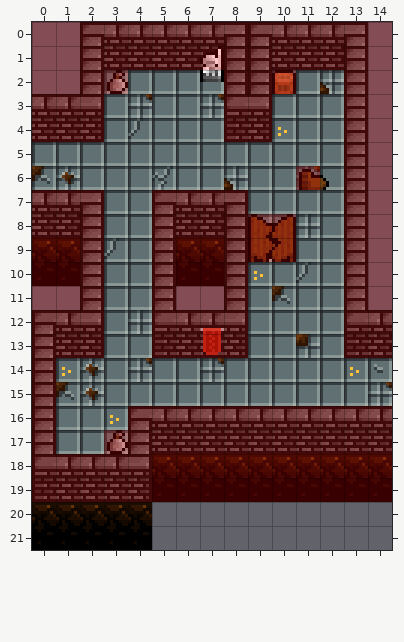
Tiled map, stored at game/maps/dungeon/left-right-1.tmx. The picture above was drawn from the file before the commit.
Cells are 8x8 px. Shown: x 0..14, y 0..21.
Now the later version:
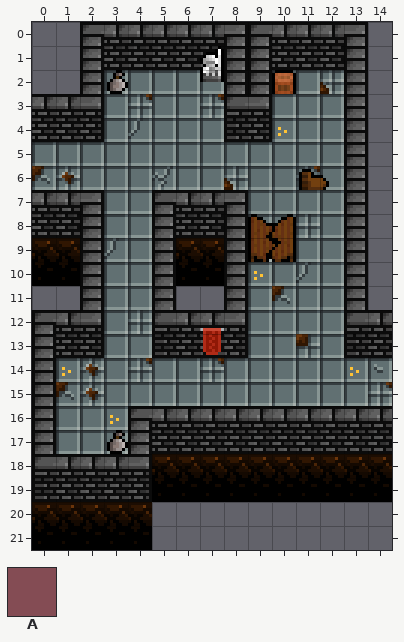
Key: from "Walls": A 17.
_ is an empty cell.
See-through tiles are keyed as they look on the map.
What changed:
Layer "nav" (now hidden):
y 0..1: x 0..14 AAAAAAAAAAAAAAA -> _______________
y 2: x 0..3 AAAA -> ____; x 8..10 AAA -> ___; x 13..14 AA -> __
y 3..4: x 0..2 AAA -> ___; x 8..9 AA -> __; x 13..14 AA -> __
y 5: x 13..14 AA -> __
y 6: x 11 A -> _; x 13..14 AA -> __
y 7: x 0..2 AAA -> ___; x 5..8 AAAA -> ____; x 13..14 AA -> __
y 8..9: x 0..2 AAA -> ___; x 5..10 AAAAAA -> ______; x 13..14 AA -> __
y 10..13: x 0..2 AAA -> ___; x 5..8 AAAA -> ____; x 13..14 AA -> __
y 14..15: x 0 A -> _
y 16: x 0 A -> _; x 4..14 AAAAAAAAAAA -> ___________
y 17: x 0 A -> _; x 3..14 AAAAAAAAAAAA -> ____________
y 18..19: x 0..14 AAAAAAAAAAAAAAA -> _______________
Boxes around the changes in both pictures, in picture pixels (x1, y1, x2, y2):
removed: (32, 22, 392, 502)
